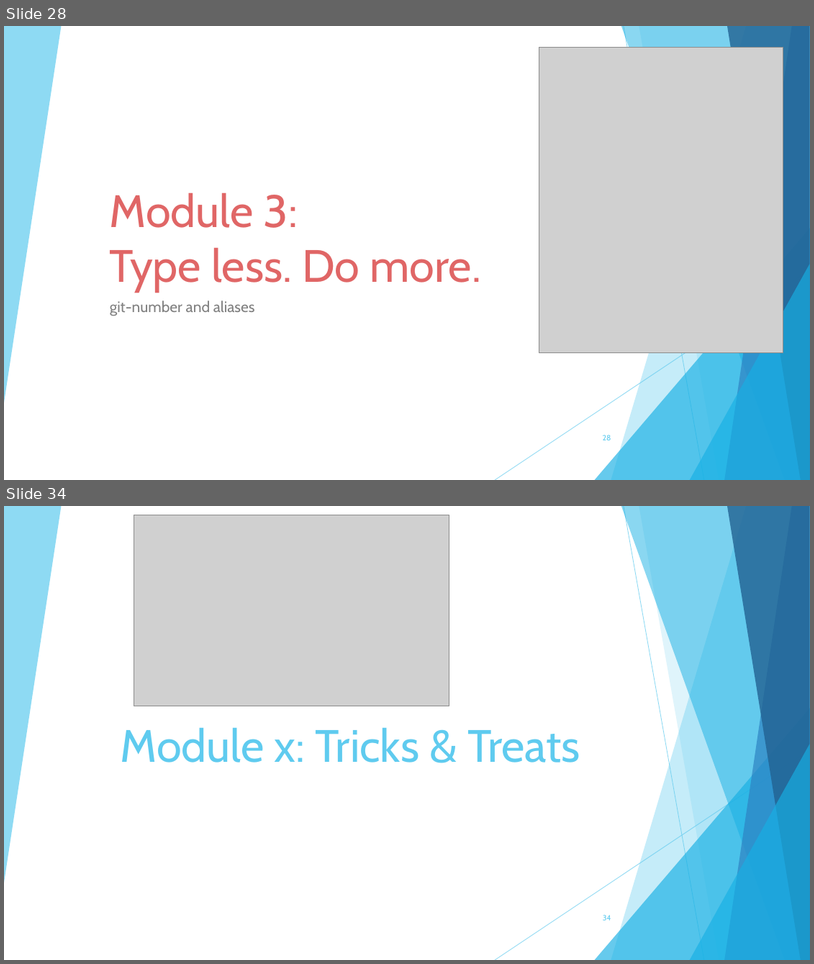
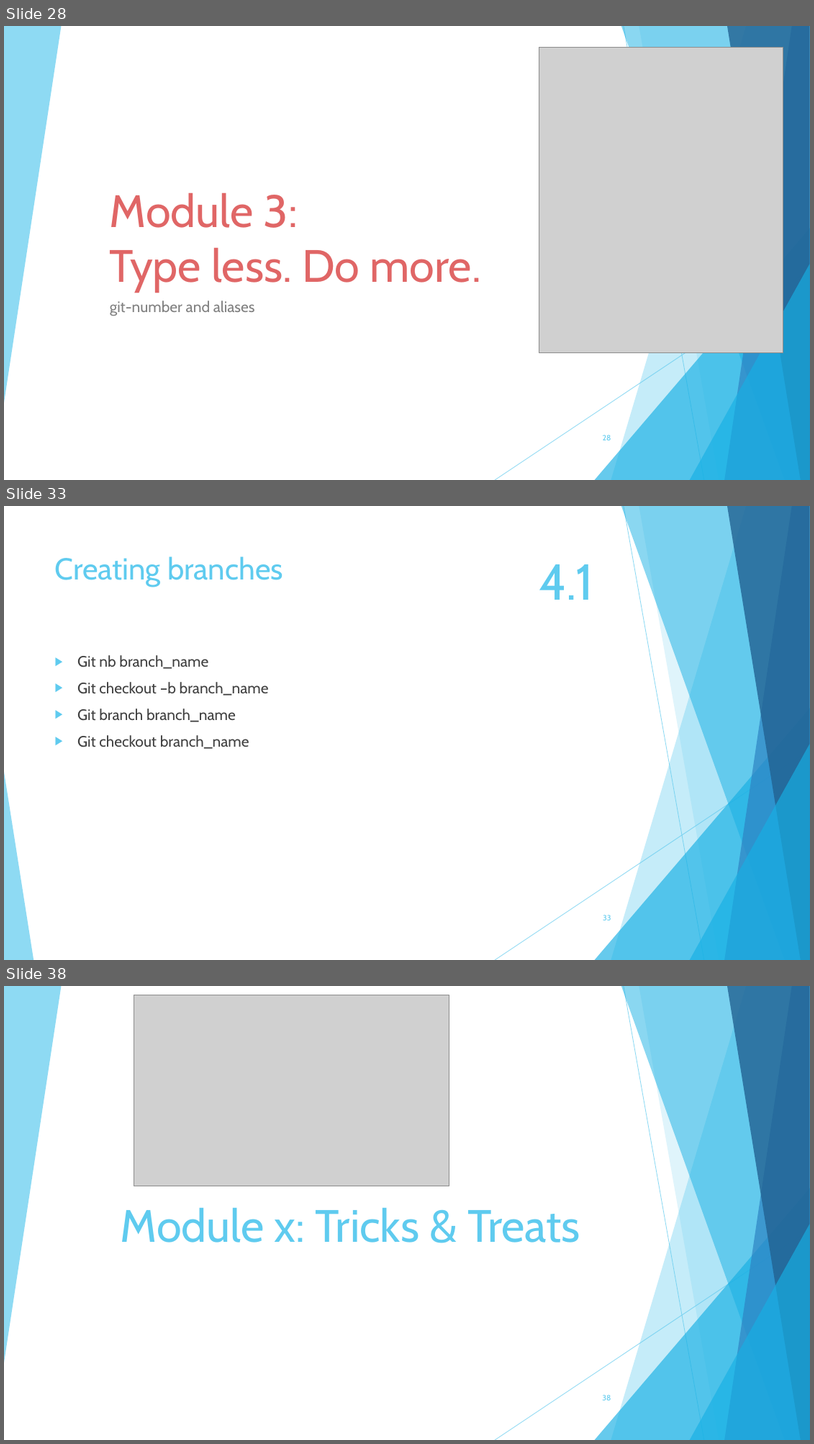
Before and after one commit to TechplexEngineer/GitCheatSheet, a slide deck: ppt/Getting started with GIT.pptx. Shown one above the other, each under a label of ours: slides 28 and 34 before the commit, slides 28, 33 and 38 after it; the slides between them are not shown. The pictures are 814x964 and 814x1444 pixels, drawn with LibreOffice and Linux fonts; fonts in the diff are those of the drawing; grey boxes stand for pictures. Boxes give left, top, right and bottom in pixels: in the first picture for what was removed or moved away, otherwise in the second. Text is boxed around its words. In the diff, an @@ line names an element or a change of style, - is before the commit and + after.

```diff
--- a/ppt/Getting started with GIT.pptx
+++ b/ppt/Getting started with GIT.pptx
@@ slide 33 added at [4, 506, 810, 960], background #FFFFFF; not listed: 9 template elements that a slide beside it also shows @@
@@ title added at [55, 556, 283, 587], 36 pt, text #5FCBEF @@
+Creating branches
@@ text added at [539, 564, 594, 600], 60 pt, text #5FCBEF @@
+4.1
@@ text added at [77, 655, 269, 749], 18 pt, text #404040 @@
+▶ Git nb branch_name
+▶ Git checkout –b branch_name
+▶ Git branch branch_name
+▶ Git checkout branch_name
@@ triangle added at [4, 772, 34, 960], fill #5FCBEF at 70% opacity @@
@@ page number added at [603, 914, 611, 920], 9 pt, text #5FCBEF @@
+33
@@ what was slide 34 is now slide 38 @@
@@ page number at [602, 1394, 611, 1400]: text changed @@
-34
+38
```
Also in this commit, not shown: 21 slides changed, 3 other slides added, 3 other files.
